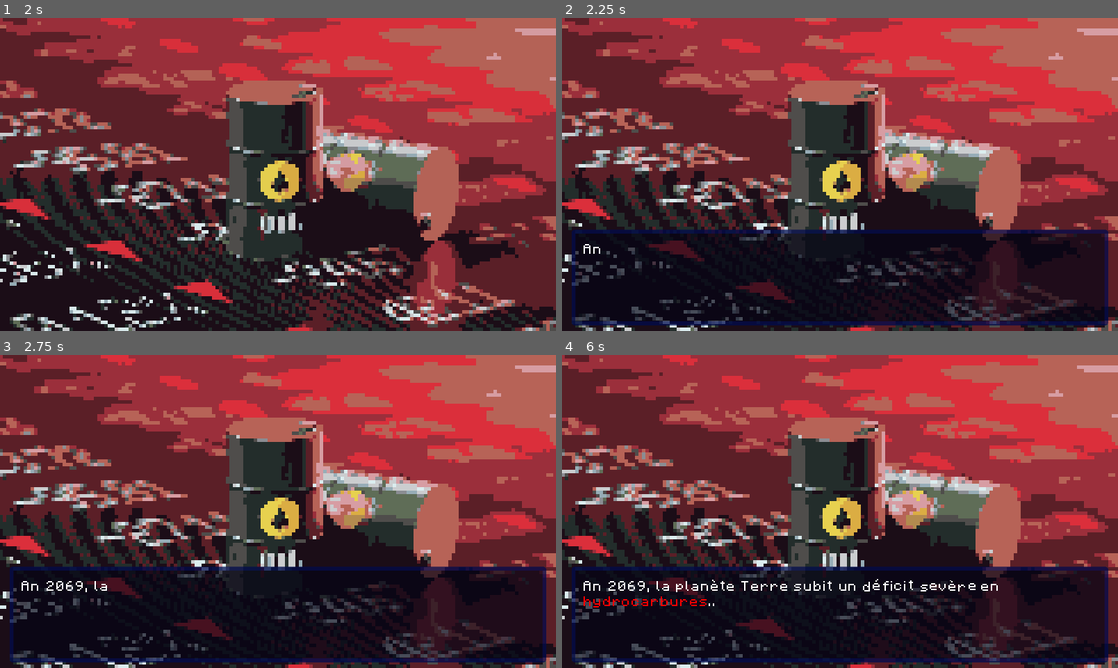
Above: before the commit, frames 1-4 (two rows, left to right).
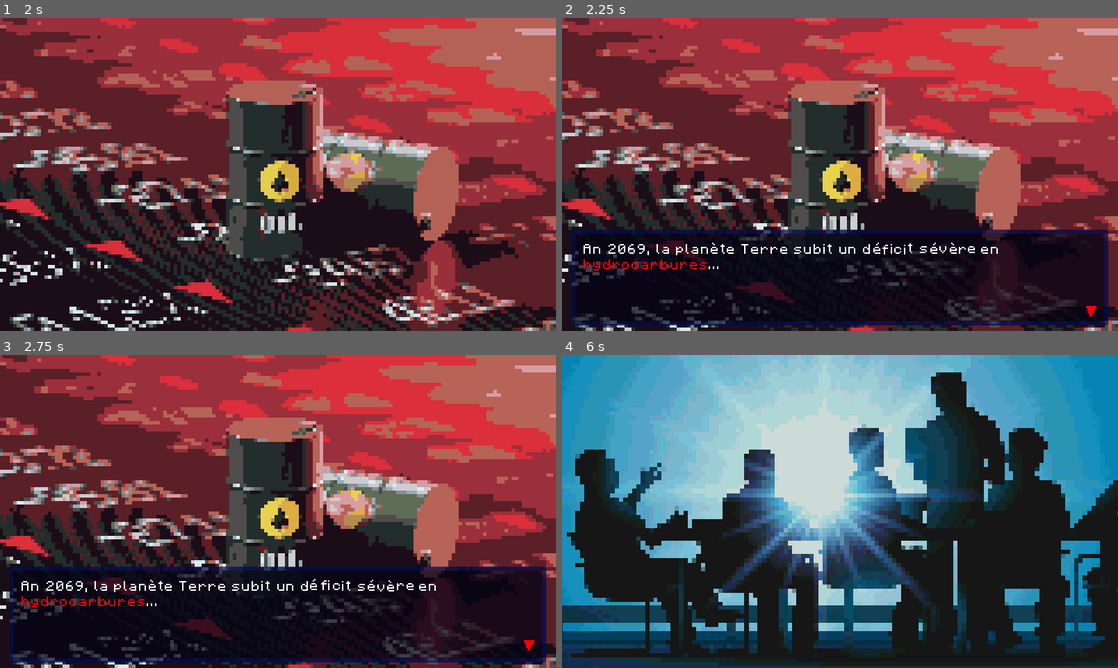
Above: after the commit, the same moments.

Repository: Giant-T/Astral-Souls
Game: Godot game, scene res://scenes/Intro.tscn
Two runs of this game, one before a commit and one after it. Both use one fixed random seed, a clock stepped at 60 frames per second and the inputs below. The project has no main scene, so this scene is started directly.
Inputs:
- Up to frame 1 (2 s): tap Enter (ui_accept) at 0.5, 0.6, 0.77, 1.07, 1.35, 1.52, 1.82 s; hold Right (ui_right) 0.53-1.28 s; hold Down (ui_down) from 1.28 s (still down)
- Up to frame 2 (2.25 s): release Down (ui_down) at 2.03 s; hold Right (ui_right) from 2.03 s (still down); tap Enter (ui_accept) at 2.1 s
- Up to frame 3 (2.75 s): keep holding Right (ui_right)
- Up to frame 4 (6 s): release Right (ui_right) at 2.78 s; hold Up (ui_up) 2.78-3.53 s; tap Enter (ui_accept) at 2.85, 3.02, 3.32, 3.6, 3.77, 4.07, 4.35, 4.52, 4.82, 5.1, 5.85 s; hold Left (ui_left) 3.53-5.03 s; hold Down (ui_down) 5.03-5.78 s; hold Right (ui_right) from 5.78 s (still down)

Frame 1 is identical in both runs. In frame 2, 0.8% of the frame differs, in the area x 3-97%, y 71-96%; in frame 3, 0.7%; in frame 4, 83%, in the area x 0-100%, y 0-100%.

Commit message:
Fin Intro

Diff:
--- a/scenes/Intro.tscn
+++ b/scenes/Intro.tscn
@@ -36,7 +36,7 @@
 }
 
 [sub_resource type="StyleBoxFlat" id=3]
-bg_color = Color( 0.0156863, 0.0117647, 0.0784314, 0.686275 )
+bg_color = Color( 0.0156863, 0.0117647, 0.0784314, 0.745098 )
 border_width_left = 6
 border_width_top = 6
 border_width_right = 6
@@ -147,8 +147,7 @@
 position = Vector2( 795.64, 122.332 )
 scale = Vector2( 2, 2 )
 frames = SubResource( 10 )
-frame = 1
+frame = 2
 playing = true
 
-[connection signal="animation_finished" from="Boite_dialogue/Image/AnimationPlayer" to="Boite_dialogue" method="_on_AnimationPlayer_animation_finished"]
 [connection signal="tween_completed" from="Boite_dialogue/Panneau/Tween" to="Boite_dialogue" method="_on_Tween_tween_completed"]
--- a/scripts/Boite_dialogue.gd
+++ b/scripts/Boite_dialogue.gd
@@ -1,21 +1,21 @@
 extends Control
 
 var dialogues = [
-	'An 2069, la planète Terre subit un [shake rate=10 level=10]déficit sevère[/shake] en [color=red]hydrocarbures[/color]...',
-	'Les scientifiques américains ont soulevé la possibité de voyager dans le temps à l\'aide de [rainbow freq=0.6 sat=20 val=8]Astral Souls[/rainbow] afin d\'exploité le pétrole qui n\'a pas été utilisé dans le passé.',
-	'[rainbow freq=0.6 sat=20 val=8]Astral Souls[/rainbow] est le premier prototype de machine à voyager dans le temps, son nom référence les âmes et les étoiles, puisqu\'il permettra de faire voyager les âmes au dela des étoiles.',
+	'An 2069, la planète Terre subit un [shake rate=10 level=10]déficit sévère[/shake] en [color=red]hydrocarbures[/color]...',
+	'Les scientifiques américains ont soulevé la possibité de voyager dans le temps à l\'aide de [color=#1CC4D4][tornado radius=3 freq=2]Astral Souls[/tornado][/color] afin d\'exploité le pétrole qui n\'a pas été utilisé dans le passé.',
+	'[color=#1CC4D4][tornado radius=3 freq=2]Astral Souls[/tornado][/color] est le premier prototype de machine à voyager dans le temps, son nom référence les âmes et les étoiles, puisqu\'il permettra de faire voyager les âmes au dela des étoiles.',
 	'En théorie, ce voyage dans le temps fractionnerais le cours du temps en deux univers parallèles sans créer de paradoxes dans le présent.',
 	'Les scientifiques ont toutefois souligné que les répercussions et les dangers des voyages dans le temps sont encore trop incertains pour recourir à cette méthode.',
-	'Mais le temps presse et le président des États-Unis doit remedier à la situation, les forces spéciales se sont emparés de [rainbow freq=0.6 sat=20 val=8]Astral Souls[/rainbow] durant la nuit, et vous, ...',
+	'Mais le temps presse et le président des États-Unis doit remedier à la situation, les forces spéciales se sont emparés de [color=#1CC4D4][tornado radius=3 freq=2]Astral Souls[/tornado][/color] durant la nuit, et vous, ...',
 	'[shake rate=10 level=10]Vous serez le premier à voyager dans le temps.[/shake] Votre mission est simple : placer une porte Astral directement à la source de pétrole pour permettre l\'importation des hydrocarbures de 1069.'
 ]
 var images = [
 	'res://ressources/Images_intro/Hydrocarbures_Deficit.png',
-	'res://ressources/Images_intro/Astral_Souls.png',
+	'res://ressources/Images_intro/reunion_scientifique.png',
 	'res://ressources/Images_intro/Astral_Souls.png',
 	'res://ressources/Images_intro/TimeSplit.png',
 	'res://ressources/Images_intro/Danger.png',
-	'res://ressources/Images_intro/SpecialForces.png',
+	'res://ressources/Images_intro/Infiltration.png',
 	'res://ressources/Images_intro/MysteryMan.png'
 ]
 
@@ -53,6 +53,8 @@
 	$Panneau/Indicateur.visible = terminee
 	if Input.is_action_just_pressed("ui_accept") and terminee == true:
 		load_dialog()
+	elif Input.is_action_just_pressed("ui_accept") and $Panneau/Tween.is_active() :
+		$Panneau/Tween.seek(3.99)
 
 func _on_Tween_tween_completed(object, key):
 	terminee = true
Binary file added: ressources/Images_intro/Infiltration.png
Not shown, added: ressources/Images_intro/Infiltration.png.import
Binary file removed: ressources/Images_intro/SpecialForces.png
Binary file added: ressources/Images_intro/reunion_scientifique.png
Not shown, changed: ressources/Images_intro/reunion_scientifique.png.import
